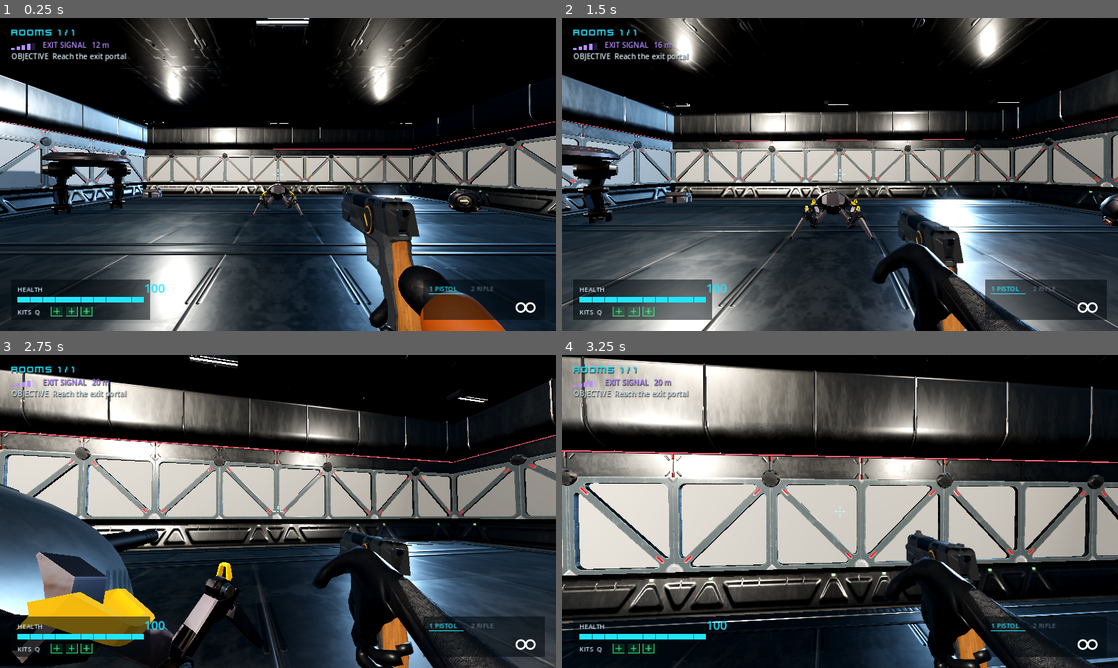
Above: before the commit, frames 1-4 (two rows, left to right).
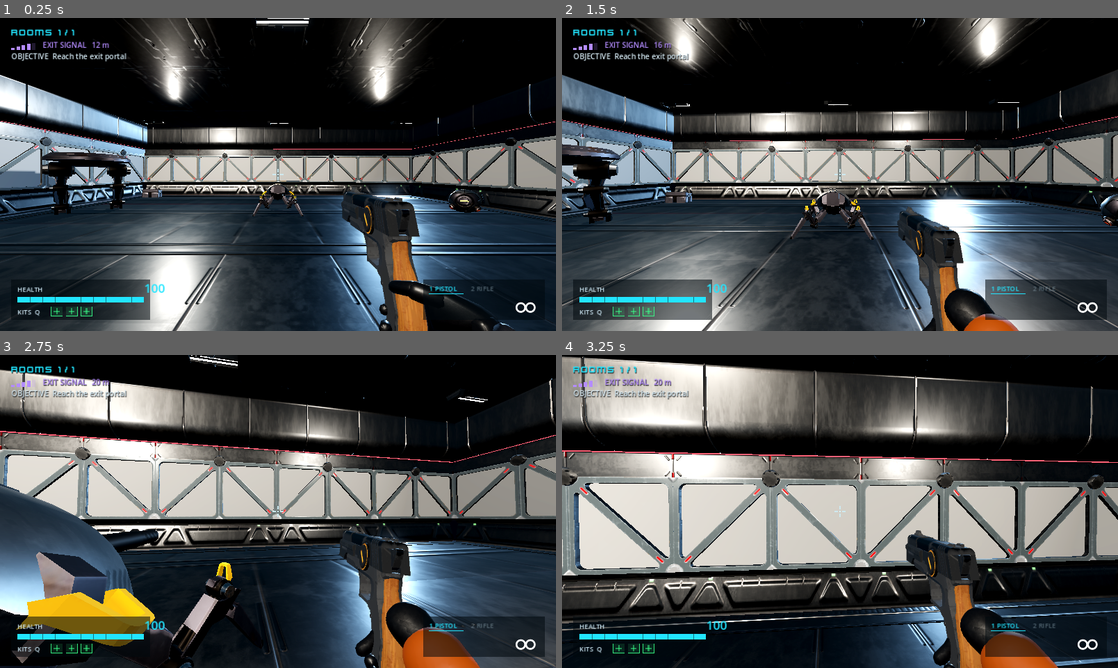
Above: after the commit, the same moments.

Repository: willsertorio/godot-blender
Game: Godot game, scene res://scenes/main.tscn
Same seed, same stepped clock (60 frames per second), same inputs: the game is played once before the commit and once after it.
Inputs (mouse positions are in pixels of both pictures, inside the frame that each line leads up to):
- Up to frame 1 (0.25 s): no input
- Up to frame 2 (1.5 s): move the mouse to (867, 174) at 0.52 s; hold Right mouse button (aim) 0.53-1.28 s; hold W (move_forward) from 0.53 s (still down); click (867, 174) at 0.67 s; tap Space (jump) at 0.77 s; move the mouse to (812, 174) at 1.27 s; tap H (arm_style) at 1.35 s
- Up to frame 3 (2.75 s): keep holding W (move_forward); tap Space (jump) at 1.52 s; move the mouse to (289, 505) at 2.02 s; hold Ctrl (crouch) from 2.03 s (still down)
- Up to frame 4 (3.25 s): keep holding W (move_forward); move the mouse to (834, 517) at 2.77 s; release Ctrl (crouch) at 2.78 s; click (834, 517) at 2.85 s; tap Space (jump) at 3.02 s

The runs differ from the first frame. In frame 1, 2.3% of the frame differs, in the area x 66-93%, y 78-100%; in frame 2, 3.2%; in frame 3, 5.5%, in the area x 56-94%, y 60-100%; in frame 4, 4.3%.

Commit message:
Rigid hand model with the owner's hand-tuned poses is the default hand style (H cycles model / gloves / full arms / none)
Poses read from blender/hands_<gun>.blend (saved in Blender 5.1) into blender/source/rigid_hand_poses.json;
the rebuilt glbs match the .blend to 0.1 mm. .DS_Store untracked and ignored.

Co-Authored-By: Claude Opus 5.5 <noreply@anthropic.com>
Claude-Session: https://claude.ai/code/session_01BG5f1AbuPAYmNmnndZXrxf

Diff:
--- /dev/null
+++ b/blender/source/rigid_hand_poses.json
@@ -0,0 +1,675 @@
+{
+ "pistol": {
+  "HandModelR": {
+   "HandModelR_arm_lower": {
+    "loc": [
+     0.0,
+     -5.5e-05,
+     -0.005467
+    ],
+    "rot": [
+     0.921712,
+     -0.005582,
+     0.031301,
+     0.386569
+    ]
+   },
+   "HandModelR_hand": {
+    "loc": [
+     0.059657,
+     -0.090615,
+     -0.029697
+    ],
+    "rot": [
+     0.667165,
+     -0.234287,
+     0.70635,
+     0.032698
+    ]
+   },
+   "HandModelR_index_0": {
+    "loc": [
+     -0.029234,
+     0.084792,
+     0.0
+    ],
+    "rot": [
+     0.992546,
+     -0.121869,
+     0.0,
+     0.0
+    ]
+   },
+   "HandModelR_index_1": {
+    "loc": [
+     0.0,
+     0.023945,
+     0.0
+    ],
+    "rot": [
+     0.93358,
+     -0.358368,
+     0.0,
+     0.0
+    ]
+   },
+   "HandModelR_index_2": {
+    "loc": [
+     0.0,
+     0.022854,
+     0.0
+    ],
+    "rot": [
+     0.857167,
+     -0.515038,
+     0.0,
+     0.0
+    ]
+   },
+   "HandModelR_middle_0": {
+    "loc": [
+     -0.010093,
+     0.090329,
+     0.0
+    ],
+    "rot": [
+     0.981627,
+     -0.190809,
+     0.0,
+     0.0
+    ]
+   },
+   "HandModelR_middle_1": {
+    "loc": [
+     0.0,
+     0.027391,
+     0.0
+    ],
+    "rot": [
+     0.829038,
+     -0.559193,
+     0.0,
+     0.0
+    ]
+   },
+   "HandModelR_middle_2": {
+    "loc": [
+     0.0,
+     0.026523,
+     0.0
+    ],
+    "rot": [
+     0.913545,
+     -0.406737,
+     0.0,
+     0.0
+    ]
+   },
+   "HandModelR_pinky_0": {
+    "loc": [
+     0.029298,
+     0.086293,
+     0.0
+    ],
+    "rot": [
+     0.992546,
+     -0.121869,
+     0.0,
+     0.0
+    ]
+   },
+   "HandModelR_pinky_1": {
+    "loc": [
+     0.0,
+     0.023397,
+     0.0
+    ],
+    "rot": [
+     0.927184,
+     -0.374607,
+     0.0,
+     0.0
+    ]
+   },
+   "HandModelR_pinky_2": {
+    "loc": [
+     0.0,
+     0.022271,
+     0.0
+    ],
+    "rot": [
+     0.874329,
+     -0.485291,
+     -0.002764,
+     -0.005854
+    ]
+   },
+   "HandModelR_ring_0": {
+    "loc": [
+     0.010194,
+     0.08968,
+     0.0
+    ],
+    "rot": [
+     0.984808,
+     -0.173648,
+     0.0,
+     0.0
+    ]
+   },
+   "HandModelR_ring_1": {
+    "loc": [
+     0.0,
+     0.026607,
+     0.0
+    ],
+    "rot": [
+     0.838671,
+     -0.544639,
+     0.0,
+     0.0
+    ]
+   },
+   "HandModelR_ring_2": {
+    "loc": [
+     0.0,
+     0.025688,
+     0.0
+    ],
+    "rot": [
+     0.913545,
+     -0.406737,
+     0.0,
+     0.0
+    ]
+   },
+   "HandModelR_thumb_0": {
+    "loc": [
+     -0.032735,
+     0.01681,
+     -0.002478
+    ],
+    "rot": [
+     0.906308,
+     -0.334281,
+     -0.258577,
+     0.0
+    ]
+   },
+   "HandModelR_thumb_1": {
+    "loc": [
+     -0.019267,
+     0.024908,
+     0.0
+    ],
+    "rot": [
+     1.0,
+     0.0,
+     0.0,
+     0.0
+    ]
+   },
+   "HandModelR_thumb_2": {
+    "loc": [
+     -0.013176,
+     0.018282,
+     0.0
+    ],
+    "rot": [
+     0.581629,
+     0.365162,
+     -0.60509,
+     -0.402777
+    ]
+   }
+  }
+ },
+ "rifle": {
+  "HandModelL": {
+   "HandModelL_arm_lower": {
+    "loc": [
+     0.0,
+     -5.5e-05,
+     -0.005467
+    ],
+    "rot": [
+     0.875962,
+     -0.424011,
+     -0.010689,
+     -0.229763
+    ]
+   },
+   "HandModelL_hand": {
+    "loc": [
+     -0.059786,
+     0.234019,
+     -0.07354
+    ],
+    "rot": [
+     0.124639,
+     0.696035,
+     0.696035,
+     0.124639
+    ]
+   },
+   "HandModelL_index_0": {
+    "loc": [
+     0.029234,
+     0.084792,
+     0.0
+    ],
+    "rot": [
+     0.987688,
+     -0.156434,
+     0.0,
+     0.0
+    ]
+   },
+   "HandModelL_index_1": {
+    "loc": [
+     0.000144,
+     0.025008,
+     -0.005262
+    ],
+    "rot": [
+     0.980802,
+     -0.186092,
+     0.040645,
+     0.041779
+    ]
+   },
+   "HandModelL_index_2": {
+    "loc": [
+     0.0,
+     0.022854,
+     0.0
+    ],
+    "rot": [
+     0.906308,
+     -0.422618,
+     0.0,
+     0.0
+    ]
+   },
+   "HandModelL_middle_0": {
+    "loc": [
+     0.010093,
+     0.090329,
+     0.0
+    ],
+    "rot": [
+     0.956305,
+     -0.292372,
+     0.0,
+     0.0
+    ]
+   },
+   "HandModelL_middle_1": {
+    "loc": [
+     -0.000445,
+     0.028577,
+     0.002029
+    ],
+    "rot": [
+     0.955977,
+     -0.287595,
+     0.022035,
+     0.053963
+    ]
+   },
+   "HandModelL_middle_2": {
+    "loc": [
+     0.0,
+     0.026523,
+     0.0
+    ],
+    "rot": [
+     0.87462,
+     -0.48481,
+     0.0,
+     0.0
+    ]
+   },
+   "HandModelL_pinky_0": {
+    "loc": [
+     -0.029298,
+     0.086293,
+     0.0
+    ],
+    "rot": [
+     0.984808,
+     -0.173648,
+     0.0,
+     0.0
+    ]
+   },
+   "HandModelL_pinky_1": {
+    "loc": [
+     0.000496,
+     0.020573,
+     0.00074
+    ],
+    "rot": [
+     0.9839,
+     -0.168947,
+     0.03991,
+     0.042482
+    ]
+   },
+   "HandModelL_pinky_2": {
+    "loc": [
+     0.0,
+     0.022271,
+     0.0
+    ],
+    "rot": [
+     0.906308,
+     -0.422618,
+     0.0,
+     0.0
+    ]
+   },
+   "HandModelL_ring_0": {
+    "loc": [
+     -0.010194,
+     0.08968,
+     0.0
+    ],
+    "rot": [
+     0.961262,
+     -0.275637,
+     0.0,
+     0.0
+    ]
+   },
+   "HandModelL_ring_1": {
+    "loc": [
+     -0.000195,
+     0.025962,
+     0.002726
+    ],
+    "rot": [
+     0.960851,
+     -0.270867,
+     0.024829,
+     0.052736
+    ]
+   },
+   "HandModelL_ring_2": {
+    "loc": [
+     0.0,
+     0.025688,
+     0.0
+    ],
+    "rot": [
+     0.882948,
+     -0.469472,
+     0.0,
+     0.0
+    ]
+   },
+   "HandModelL_thumb_0": {
+    "loc": [
+     0.032735,
+     0.01681,
+     -0.002478
+    ],
+    "rot": [
+     0.946242,
+     0.015747,
+     0.323039,
+     -0.004821
+    ]
+   },
+   "HandModelL_thumb_1": {
+    "loc": [
+     0.019267,
+     0.024908,
+     0.0
+    ],
+    "rot": [
+     0.926747,
+     -0.329539,
+     0.123719,
+     -0.131294
+    ]
+   },
+   "HandModelL_thumb_2": {
+    "loc": [
+     0.013176,
+     0.018282,
+     0.0
+    ],
+    "rot": [
+     0.98886,
+     -0.006415,
+     0.127433,
+     -0.076649
+    ]
+   }
+  },
+  "HandModelR": {
+   "HandModelR_arm_lower": {
+    "loc": [
+     0.0,
+     -5.5e-05,
+     -0.005467
+    ],
+    "rot": [
+     0.930332,
+     -0.011215,
+     0.0,
+     0.366548
+    ]
+   },
+   "HandModelR_hand": {
+    "loc": [
+     0.074101,
+     -0.097333,
+     -0.038064
+    ],
+    "rot": [
+     0.672184,
+     -0.210514,
+     0.70711,
+     0.062037
+    ]
+   },
+   "HandModelR_index_0": {
+    "loc": [
+     -0.029234,
+     0.084792,
+     0.0
+    ],
+    "rot": [
+     0.990268,
+     -0.139173,
+     0.0,
+     0.0
+    ]
+   },
+   "HandModelR_index_1": {
+    "loc": [
+     0.0,
+     0.023945,
+     0.0
+    ],
+    "rot": [
+     0.978148,
+     -0.207912,
+     0.0,
+     0.0
+    ]
+   },
+   "HandModelR_index_2": {
+    "loc": [
+     0.0,
+     0.022854,
+     0.0
+    ],
+    "rot": [
+     0.745867,
+     0.636638,
+     0.002001,
+     0.195883
+    ]
+   },
+   "HandModelR_middle_0": {
+    "loc": [
+     -0.010093,
+     0.090329,
+     0.0
+    ],
+    "rot": [
+     0.981627,
+     -0.190809,
+     0.0,
+     0.0
+    ]
+   },
+   "HandModelR_middle_1": {
+    "loc": [
+     0.0,
+     0.027391,
+     0.0
+    ],
+    "rot": [
+     0.927184,
+     -0.374607,
+     0.0,
+     0.0
+    ]
+   },
+   "HandModelR_middle_2": {
+    "loc": [
+     0.0,
+     0.026523,
+     0.0
+    ],
+    "rot": [
+     0.898794,
+     -0.438371,
+     0.0,
+     0.0
+    ]
+   },
+   "HandModelR_pinky_0": {
+    "loc": [
+     0.029298,
+     0.086293,
+     0.0
+    ],
+    "rot": [
+     0.990268,
+     -0.139173,
+     0.0,
+     0.0
+    ]
+   },
+   "HandModelR_pinky_1": {
+    "loc": [
+     0.0,
+     0.023397,
+     0.0
+    ],
+    "rot": [
+     0.97437,
+     -0.224951,
+     0.0,
+     0.0
+    ]
+   },
+   "HandModelR_pinky_2": {
+    "loc": [
+     0.0,
+     0.022271,
+     0.0
+    ],
+    "rot": [
+     0.920505,
+     -0.390731,
+     0.0,
+     0.0
+    ]
+   },
+   "HandModelR_ring_0": {
+    "loc": [
+     0.010194,
+     0.08968,
+     0.0
+    ],
+    "rot": [
+     0.984808,
+     -0.173648,
+     0.0,
+     0.0
+    ]
+   },
+   "HandModelR_ring_1": {
+    "loc": [
+     0.0,
+     0.026607,
+     0.0
+    ],
+    "rot": [
+     0.93358,
+     -0.358368,
+     0.0,
+     0.0
+    ]
+   },
+   "HandModelR_ring_2": {
+    "loc": [
+     0.0,
+     0.025688,
+     0.0
+    ],
+    "rot": [
+     0.906308,
+     -0.422618,
+     0.0,
+     0.0
+    ]
+   },
+   "HandModelR_thumb_0": {
+    "loc": [
+     -0.032735,
+     0.01681,
+     -0.002478
+    ],
+    "rot": [
+     0.855675,
+     -0.350179,
+     -0.331848,
+     -0.187276
+    ]
+   },
+   "HandModelR_thumb_1": {
+    "loc": [
+     -0.019267,
+     0.024908,
+     0.0
+    ],
+    "rot": [
+     1.0,
+     0.0,
+     0.0,
+     0.0
+    ]
+   },
+   "HandModelR_thumb_2": {
+    "loc": [
+     -0.013176,
+     0.018282,
+     0.0
+    ],
+    "rot": [
+     0.961435,
+     0.202936,
+     0.173717,
+     -0.065433
+    ]
+   }
+  }
+ }
+}
--- a/scripts/game_ui.gd
+++ b/scripts/game_ui.gd
@@ -77,7 +77,7 @@
 	var t := _label("PAUSED", 56, CYAN, true)
 	t.horizontal_alignment = HORIZONTAL_ALIGNMENT_CENTER
 	v.add_child(t)
-	var hint := _label("Lab  ·  Esc to resume  ·  H switches hands: hands only / full arms / none", 17, Color(CYAN, 0.75))
+	var hint := _label("Lab  ·  Esc to resume  ·  H switches hands: hand model / gloves / full arms / none", 17, Color(CYAN, 0.75))
 	hint.horizontal_alignment = HORIZONTAL_ALIGNMENT_CENTER
 	v.add_child(hint)
 	var b1 := _button("RESUME")
--- a/scripts/weapon_holder.gd
+++ b/scripts/weapon_holder.gd
@@ -277,16 +277,19 @@
 	tw.tween_callback(spark.queue_free)
 
 
-## Arm styles (H cycles them in the lab; --arms=hands|full|none):
+## Arm styles (H cycles them in the lab; --arms=model|hands|full|none):
+##   model: the rigid hand model posed on each grip (blender/scripts/pose_rigid_hand.py + the poses tuned
+##          in blender/hands_<gun>.blend), gun frame
 ##   hands: gloved hands built around each handle (blender/scripts/build_hands.py), gun frame
 ##   full:  WRAD ARMS posed per gun (blender/scripts/pose_wrad.py), camera frame -> placed at -hip
 ##   none:  floating guns
-const ARM_MODES := ["hands", "full", "none"]
-static var arm_mode := "hands"
+const ARM_MODES := ["model", "hands", "full", "none"]
+static var arm_mode := "model"
 
 
 func _attach_arms(model: Node3D, w: String) -> void:
-	for spec in [["hands", "res://assets/models/hands_%s.glb" % w, Vector3.ZERO],
+	for spec in [["model", "res://assets/models/rigid_%s.glb" % w, Vector3.ZERO],
+			["hands", "res://assets/models/hands_%s.glb" % w, Vector3.ZERO],
 			["full", "res://assets/models/arms_%s.glb" % w, -(WEAPONS[w].hip as Vector3)]]:
 		if not ResourceLoader.exists(spec[1]):
 			continue
@@ -367,10 +370,11 @@
 ## Reload: the support arm swings down out of view and back (rotation on its bicep bone).
 func _support_hand(f: float) -> void:
 	var away := smoothstep(0.15, 0.32, f) * (1.0 - smoothstep(0.48, 0.66, f)) if f > 0.0 else 0.0
-	var hands := view_model.get_node_or_null("Arms_hands")
-	if hands:
+	for hands in [view_model.get_node_or_null("Arms_hands"), view_model.find_child("HandModel", true, false)]:
+		if hands == null:
+			continue
 		for n in hands.get_children():
-			if n is Node3D and String(n.name).begins_with("HandL"):
+			if n is Node3D and (String(n.name).begins_with("HandL") or String(n.name).begins_with("HandModelL")):
 				if not n.has_meta("rest"):
 					n.set_meta("rest", n.transform)
 				n.transform = n.get_meta("rest")
Binary file changed: assets/models/rigid_pistol.glb
Binary file changed: assets/models/rigid_rifle.glb
